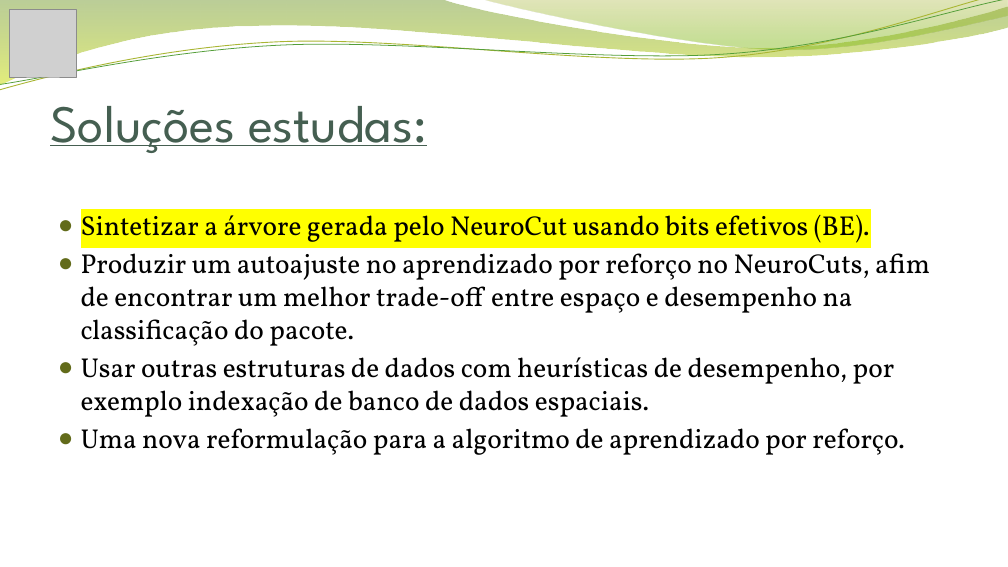
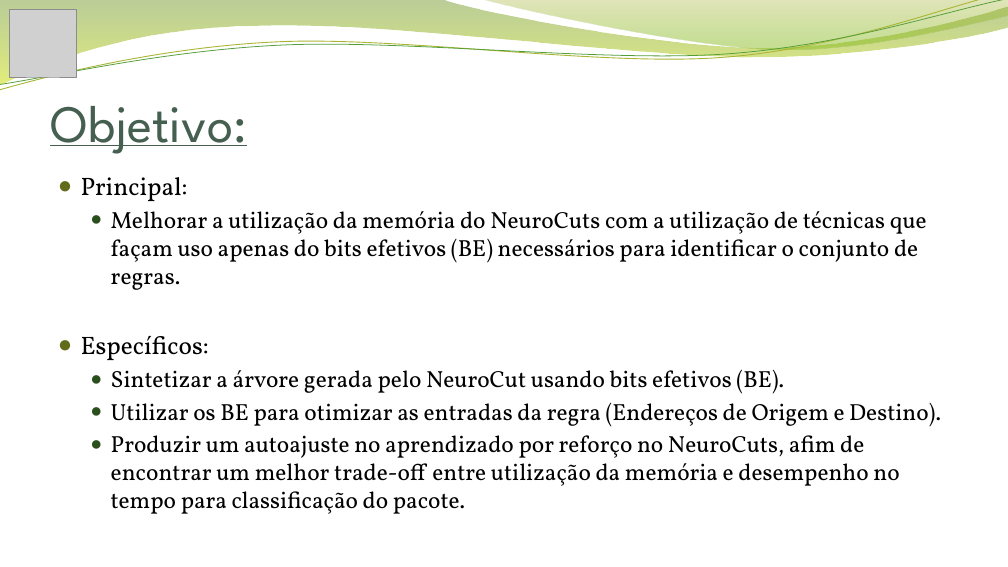
Before and after one commit to jonathanalvesoliveira/neurocutseb, a slide deck: slide 2 of Apresentação Final.pptx. Drawn at 1008x567 pixels with LibreOffice and Linux fonts; fonts in the diff are those of the drawing; grey boxes stand for pictures; background and template pictures are left out. Boxes give left, top, right and bottom in pixels: in the first picture for what was removed or moved away, otherwise in the second. Text is boxed around its words. In the diff, an @@ line names an element or a change of style, - is before the commit and + after.

Commit message:
Apresentação Final.

```diff
--- a/Apresentação Final.pptx
+++ b/Apresentação Final.pptx
@@ title at bbox=[50, 106, 247, 154]: text changed @@
-Soluções estudas:
+Objetivo:
@@ text at bbox=[81, 177, 927, 360]: paragraphs added @@
+● Principal:
+  ● Melhorar a utilização da memória do NeuroCuts com a utilização de técnicas que façam uso apenas do bits efetivos (BE) necessários para identificar o conjunto de regras.
+● Específicos:
@@ text at bbox=[111, 369, 784, 394]: size 26 to 22.2 pt, highlight #FFFF00 to none in "Sintetizar a árvore gerada pelo NeuroCut usando ..."; list level 1 to 2 in "Sintetizar a árvore gerada pelo ..."; bullet colour #626B1A to #2A4F1C @@
@@ text at bbox=[111, 403, 941, 514]: text changed; size 26 to 22.2 pt @@
-● Produzir um autoajuste no aprendizado por reforço no NeuroCuts, afim de encontrar um melhor trade-off entre espaço e desempenho na classificação do pacote.
-● Usar outras estruturas de dados com heurísticas de desempenho, por exemplo indexação de banco de dados espaciais.
-● Uma nova reformulação para a algoritmo de aprendizado por reforço.
+  ● Utilizar os BE para otimizar as entradas da regra (Endereços de Origem e Destino).
+  ● Produzir um autoajuste no aprendizado por reforço no NeuroCuts, afim de encontrar um melhor trade-off entre utilização da memória e desempenho no tempo para classificação do pacote.
```
Also in this commit, not shown: 11 other slides changed, 19 slides added, 3 slides removed, 6 other files.
